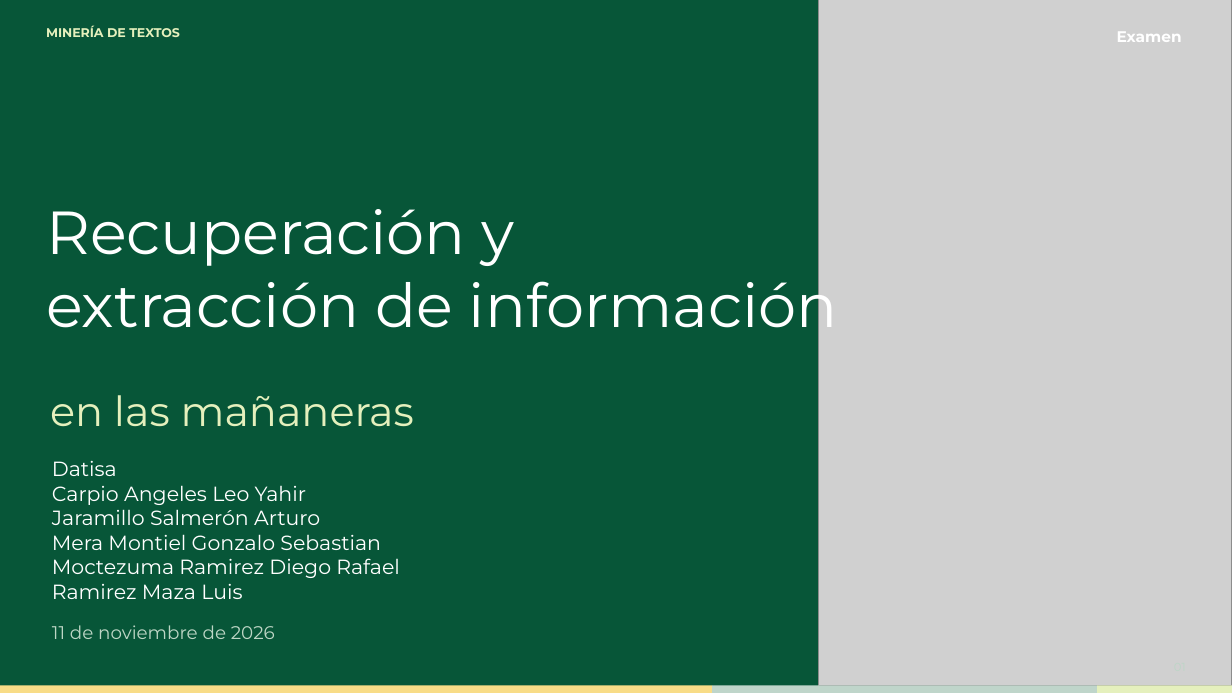
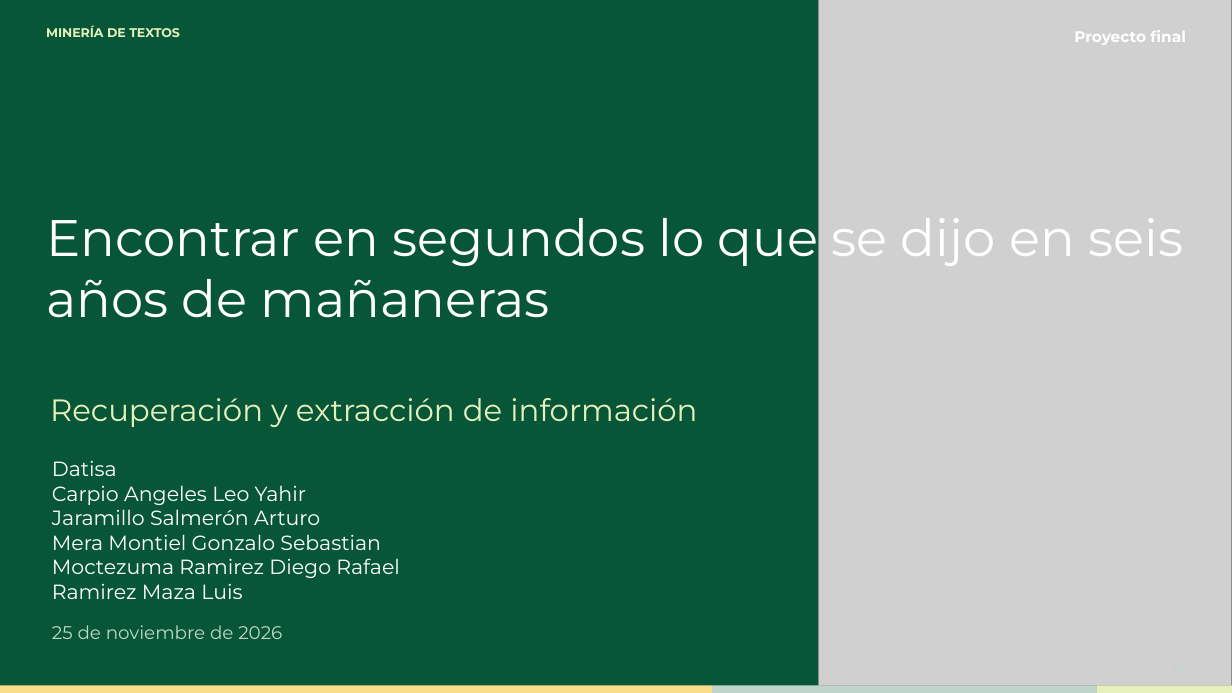
Before and after one commit to DiegoMoctezuma/Examen_Mineria_Textos, a slide deck: slide 1 of laminas/Presentacion_Mineria_de_Textos_v2.pptx. Drawn at 1232x693 pixels with LibreOffice and Linux fonts; fonts in the diff are those of the drawing; grey boxes stand for pictures. Boxes give left, top, right and bottom in pixels: in the first picture for what was removed or moved away, otherwise in the second. Text is boxed around its words. In the diff, an @@ line names an element or a change of style, - is before the commit and + after.

```diff
--- a/laminas/Presentacion_Mineria_de_Textos_v2.pptx
+++ b/laminas/Presentacion_Mineria_de_Textos_v2.pptx
@@ text at bbox=[1074, 30, 1185, 45]: text changed @@
-Examen
+Proyecto final
@@ text at bbox=[46, 218, 1183, 318]: text changed; size 47.2 to 40 pt @@
-Recuperación y
-extracción de información
+Encontrar en segundos lo que se dijo en seis años de mañaneras
@@ text at bbox=[50, 398, 697, 427]: text changed; size 32.2 to 24 pt @@
-en las mañaneras
+Recuperación y extracción de información
@@ text at bbox=[52, 625, 282, 639]: text changed @@
-11 de noviembre de 2026
+25 de noviembre de 2026
```
Also in this commit, not shown: 1 other slide changed, 14 slides added, 10 slides removed.
